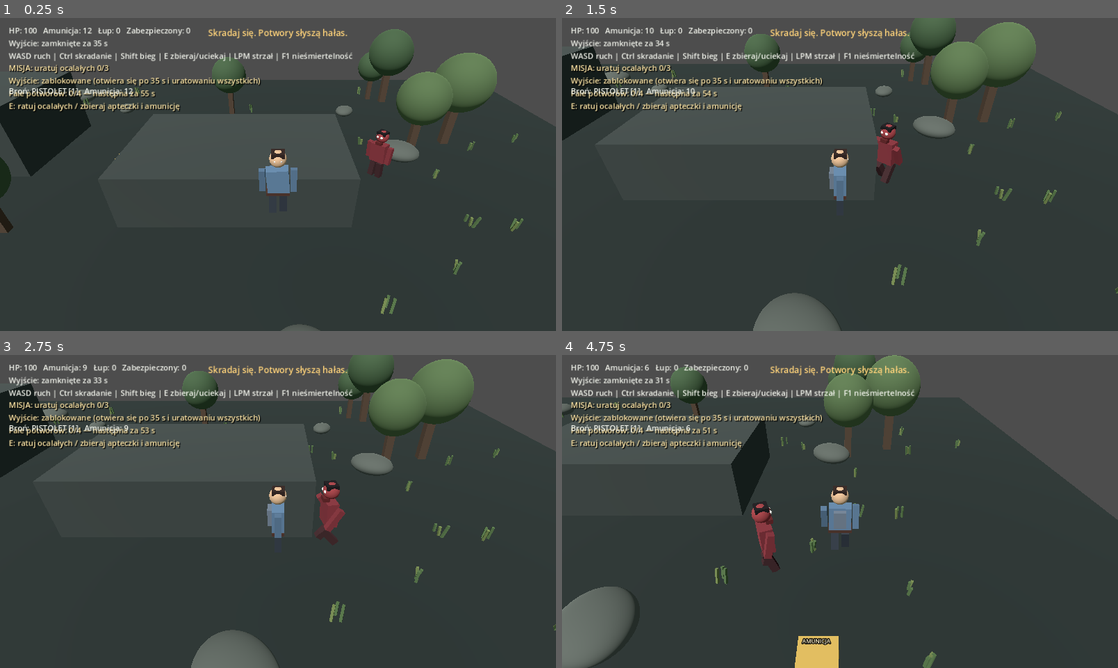
Above: before the commit, frames 1-4 (two rows, left to right).
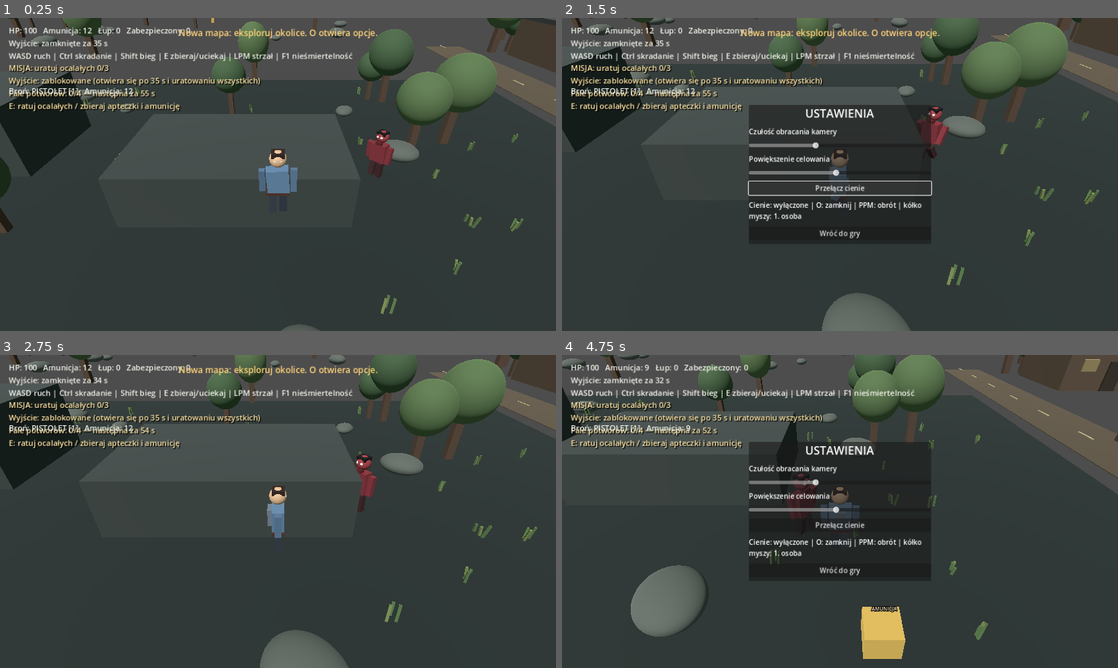
Above: after the commit, the same moments.

Repository: SansDoritos1337/Gameofsurvivals
Game: Godot game, scene res://scenes/Main.tscn
Same seed, same stepped clock (60 frames per second), same inputs: the game is played once before the commit and once after it.
Inputs (mouse positions are in pixels of both pictures, inside the frame that each line leads up to):
- Up to frame 1 (0.25 s): no input
- Up to frame 2 (1.5 s): tap Enter at 0.5 s; move the mouse to (962, 158) at 0.52 s; hold D 0.53-1.25 s; hold Ctrl 0.53-1.25 s; tap O at 0.6 s; click (962, 158) at 0.67 s; click (840, 187) at 1.25 s, where only the run after the commit has a clickable "Przełącz cienie"
- Up to frame 3 (2.75 s): click (278, 570) at 2 s, where only the run after the commit has a clickable "Wróć do gry"
- Up to frame 4 (4.75 s): move the mouse to (728, 527) at 2.77 s; hold S 2.78-3.53 s; tap Ctrl at 2.85 s; click (728, 527) at 2.92 s; tap Shift at 3.05 s; move the mouse to (895, 442) at 3.52 s; hold D 3.53-4.28 s; hold Shift 3.53-4.28 s; click (895, 442) at 3.67 s; tap E at 3.8, 4.35 s; move the mouse to (812, 574) at 4.27 s; hold W from 4.28 s (still down); click (812, 574) at 4.42 s; tap O at 4.55 s

The runs differ from the first frame. In frame 1, 3.7% of the frame differs, in the area x 1-100%, y 0-32%; in frame 2, 19%; in frame 3, 14%; in frame 4, 23%, in the area x 0-100%, y 0-100%.

Commit message:
Expand the survival map and add visual landmarks plus in-game settings

Diff:
--- a/scenes/Main.tscn
+++ b/scenes/Main.tscn
@@ -1,6 +1,6 @@
 [gd_scene load_steps=3 format=3]
 
-[ext_resource type="Script" path="res://scripts/GroundedMain.gd" id="1"]
+[ext_resource type="Script" path="res://scripts/MegaMain.gd" id="1"]
 [ext_resource type="Script" path="res://scripts/ThirdPersonCamera.gd" id="2"]
 
 [node name="Main" type="Node3D"]
--- /dev/null
+++ b/scripts/MegaMain.gd
@@ -0,0 +1,300 @@
+extends "res://scripts/GroundedMain.gd"
+
+const EXPANDED_WORLD_LIMIT := 58.0
+const EXPANDED_GROUND_SIZE := 124.0
+
+var options_open := false
+var options_panel: PanelContainer
+var options_status: Label
+var options_sensitivity: HSlider
+var options_aim_fov: HSlider
+var terrain_random := RandomNumberGenerator.new()
+var shadows_enabled := true
+
+func _ready() -> void:
+    process_mode = Node.PROCESS_MODE_ALWAYS
+    super._ready()
+    terrain_random.randomize()
+    _expand_ground()
+    _build_extended_terrain()
+    _create_options_menu()
+    var camera_controller := get_node_or_null("ThirdPersonCameraController")
+    if camera_controller != null:
+        camera_controller.process_mode = Node.PROCESS_MODE_ALWAYS
+    _show_toast("Nowa mapa: eksploruj okolice. O otwiera opcje.")
+
+func _process(_delta: float) -> void:
+    pass
+
+func _physics_process(delta: float) -> void:
+    if options_open:
+        return
+    super._physics_process(delta)
+
+func _unhandled_input(event: InputEvent) -> void:
+    if event is InputEventKey and event.pressed and not event.echo:
+        if event.keycode == KEY_O or (event.keycode == KEY_ESCAPE and options_open):
+            _toggle_options()
+            get_viewport().set_input_as_handled()
+            return
+    super._unhandled_input(event)
+
+func _move_player(delta: float) -> void:
+    var input := Vector2(
+        float(Input.is_key_pressed(KEY_D)) - float(Input.is_key_pressed(KEY_A)),
+        float(Input.is_key_pressed(KEY_W)) - float(Input.is_key_pressed(KEY_S))
+    )
+    var move_direction := Vector3.ZERO
+    if input.length_squared() > 0.0:
+        var basis := camera.global_transform.basis
+        var forward := -basis.z
+        forward.y = 0.0
+        forward = forward.normalized()
+        var right := basis.x
+        right.y = 0.0
+        right = right.normalized()
+        move_direction = right * input.x + forward * input.y
+        if move_direction.length_squared() > 0.0:
+            move_direction = move_direction.normalized()
+
+    var crouching := Input.is_key_pressed(KEY_CTRL)
+    var running := Input.is_key_pressed(KEY_SHIFT) and not crouching
+    var speed := 2.0 if crouching else (6.0 if running else 3.8)
+    player.velocity.x = move_direction.x * speed
+    player.velocity.z = move_direction.z * speed
+    if player.is_on_floor():
+        if player.velocity.y < 0.0:
+            player.velocity.y = -0.5
+    else:
+        player.velocity.y -= GROUND_GRAVITY * delta
+    player.move_and_slide()
+    player.position.x = clampf(player.position.x, -EXPANDED_WORLD_LIMIT, EXPANDED_WORLD_LIMIT)
+    player.position.z = clampf(player.position.z, -EXPANDED_WORLD_LIMIT, EXPANDED_WORLD_LIMIT)
+    if move_direction.length_squared() > 0.0:
+        player.rotation.y = atan2(move_direction.x, move_direction.z)
+        if running:
+            _make_noise(player.position, 12.0, 0.3)
+        elif not crouching:
+            _make_noise(player.position, 6.0, 0.2)
+
+func _expand_ground() -> void:
+    var ground := get_node_or_null("Ground") as StaticBody3D
+    if ground == null:
+        return
+    var mesh_instance := ground.get_node_or_null("MeshInstance3D") as MeshInstance3D
+    if mesh_instance != null and mesh_instance.mesh is BoxMesh:
+        (mesh_instance.mesh as BoxMesh).size = Vector3(EXPANDED_GROUND_SIZE, 0.4, EXPANDED_GROUND_SIZE)
+    var collision := ground.get_node_or_null("CollisionShape3D") as CollisionShape3D
+    if collision != null and collision.shape is BoxShape3D:
+        (collision.shape as BoxShape3D).size = Vector3(EXPANDED_GROUND_SIZE, 0.4, EXPANDED_GROUND_SIZE)
+
+func _build_extended_terrain() -> void:
+    # Sparse woods, boulders and ruined roadside structures make the larger map readable.
+    var safe_spots := [Vector3.ZERO, Vector3(18, 0, 17), Vector3(-2, 0, 4), Vector3(-17, 0, -13), Vector3(15, 0, -13), Vector3(11, 0, 14)]
+    var placed := 0
+    var attempts := 0
+    while placed < 82 and attempts < 600:
+        attempts += 1
+        var point := Vector3(terrain_random.randf_range(-54.0, 54.0), 0.0, terrain_random.randf_range(-54.0, 54.0))
+        if absf(point.x) < 25.0 and absf(point.z) < 25.0:
+            continue
+        var too_close := false
+        for safe_point in safe_spots:
+            if _flat_distance(point, safe_point) < 8.0:
+                too_close = true
+                break
+        if too_close:
+            continue
+        if terrain_random.randf() < 0.67:
+            _make_map_tree(point, terrain_random.randf_range(0.8, 1.5))
+        else:
+            _make_map_rock(point, terrain_random.randf_range(0.7, 1.5))
+        placed += 1
+
+    _make_road(Vector3(29.0, 0.0, -38.0), Vector3(29.0, 0.0, 39.0), 4.0)
+    _make_cabin(Vector3(38.0, 0.0, -31.0))
+    _make_radio_site(Vector3(-39.0, 0.0, 34.0))
+    _make_campfire(Vector3(35.0, 0.0, 31.0))
+    _make_boundary_markers()
+
+func _make_map_tree(point: Vector3, size: float) -> void:
+    var tree := StaticBody3D.new()
+    tree.name = "MapTree"
+    tree.position = point
+    tree.scale = Vector3.ONE * size
+    add_child(tree)
+    _create_box(tree, "Trunk", Vector3(0.42, 2.8, 0.42), Vector3(0, 1.4, 0), Color("514032"), true)
+    var crown := _create_sphere(tree, "Crown", 1.25, Vector3(0, 3.1, 0), Color("405a3c") if terrain_random.randf() < 0.5 else Color("536c45"))
+    crown.scale = Vector3(1.0, 1.25, 1.0)
+
+func _make_map_rock(point: Vector3, size: float) -> void:
+    var rock_body := StaticBody3D.new()
+    rock_body.name = "MapBoulder"
+    rock_body.position = point + Vector3(0, 0.35 * size, 0)
+    rock_body.rotation.y = terrain_random.randf_range(0.0, TAU)
+    add_child(rock_body)
+    var rock := MeshInstance3D.new()
+    var sphere := SphereMesh.new()
+    sphere.radius = 0.75
+    sphere.height = 1.1
+    rock.mesh = sphere
+    rock.scale = Vector3(size * 1.35, size * 0.8, size)
+    rock.material_override = _material(Color("59605a"))
+    rock_body.add_child(rock)
+    var collision := CollisionShape3D.new()
+    var shape := SphereShape3D.new()
+    shape.radius = 0.72 * size
+    collision.shape = shape
+    rock_body.add_child(collision)
+
+func _make_road(start: Vector3, finish: Vector3, width: float) -> void:
+    var middle := (start + finish) * 0.5
+    var length := start.distance_to(finish)
+    var road := _create_box(self, "DirtRoad", Vector3(width, 0.035, length), middle + Vector3(0, 0.012, 0), Color("51483a"), false)
+    road.rotation.y = atan2(finish.x - start.x, finish.z - start.z)
+    for index in range(19):
+        var progress := float(index) / 18.0
+        var point := start.lerp(finish, progress)
+        var marker := _create_box(self, "RoadMarker", Vector3(0.12, 0.045, 1.25), point + Vector3(0, 0.04, 0), Color("a59870"), false)
+        marker.rotation.y = road.rotation.y
+
+func _make_cabin(point: Vector3) -> void:
+    var cabin := StaticBody3D.new()
+    cabin.name = "ForestCabin"
+    cabin.position = point
+    add_child(cabin)
+    _create_box(cabin, "CabinWalls", Vector3(8, 3.4, 7), Vector3(0, 1.7, 0), Color("554638"), true)
+    _create_box(cabin, "CabinRoof", Vector3(9, 0.35, 8), Vector3(0, 3.55, 0), Color("343a37"), false)
+    _create_box(cabin, "Door", Vector3(1.2, 2.3, 0.16), Vector3(0, 1.15, 3.58), Color("302820"), false)
+    _create_box(cabin, "WindowLeft", Vector3(1.2, 0.9, 0.12), Vector3(-2.2, 2.0, 3.57), Color("8a7952"), false)
+    _create_box(cabin, "WindowRight", Vector3(1.2, 0.9, 0.12), Vector3(2.2, 2.0, 3.57), Color("8a7952"), false)
+    var sign := Label3D.new()
+    sign.text = "LEŚNA CHATKA"
+    sign.position = Vector3(0, 4.3, 0)
+    sign.font_size = 24
+    sign.modulate = Color("f1d89d")
+    sign.billboard = BaseMaterial3D.BILLBOARD_ENABLED
+    cabin.add_child(sign)
+
+func _make_radio_site(point: Vector3) -> void:
+    _create_box(self, "RadioBase", Vector3(5, 0.3, 5), point + Vector3(0, 0.15, 0), Color("555a54"), false)
+    _create_box(self, "RadioTower", Vector3(0.22, 10, 0.22), point + Vector3(0, 5.2, 0), Color("55514a"), false)
+    for y in [2.5, 5.0, 7.5]:
+        _create_box(self, "RadioCrossbar", Vector3(2.5, 0.12, 0.12), point + Vector3(0, y, 0), Color("746a56"), false)
+    var beacon := OmniLight3D.new()
+    beacon.position = point + Vector3(0, 10.4, 0)
+    beacon.light_color = Color("ff534d")
+    beacon.light_energy = 1.8
+    beacon.omni_range = 9.0
+    add_child(beacon)
+    _create_sphere(self, "RadioBeacon", 0.25, beacon.position, Color("ff514c"))
+    var label := Label3D.new()
+    label.text = "STACJA RADIOWA"
+    label.position = point + Vector3(0, 11.0, 0)
+    label.font_size = 26
+    label.modulate = Color("f3d9ae")
+    label.billboard = BaseMaterial3D.BILLBOARD_ENABLED
+    add_child(label)
+
+func _make_campfire(point: Vector3) -> void:
+    _create_sphere(self, "CampfireCoal", 0.65, point + Vector3(0, 0.18, 0), Color("302b27"))
+    var fire := OmniLight3D.new()
+    fire.position = point + Vector3(0, 0.8, 0)
+    fire.light_color = Color("ff8c43")
+    fire.light_energy = 1.7
+    fire.omni_range = 12.0
+    add_child(fire)
+    for angle in [0.0, PI / 3.0, 2.0 * PI / 3.0]:
+        var log := _create_box(self, "CampfireLog", Vector3(0.18, 0.18, 1.1), point + Vector3(0, 0.16, 0), Color("4d382a"), false)
+        log.rotation.y = angle
+    _create_sphere(self, "CampfireFlame", 0.38, point + Vector3(0, 0.72, 0), Color("ff8a36"))
+
+func _make_boundary_markers() -> void:
+    for point in [Vector3(-56, 0, 0), Vector3(56, 0, 0), Vector3(0, 0, -56), Vector3(0, 0, 56)]:
+        _create_box(self, "BoundaryBeacon", Vector3(0.45, 3.0, 0.45), point + Vector3(0, 1.5, 0), Color("d0a65e"), false)
+
+func _create_options_menu() -> void:
+    var canvas := get_node_or_null("CanvasLayer") as CanvasLayer
+    if canvas == null:
+        canvas = CanvasLayer.new()
+        add_child(canvas)
+    options_panel = PanelContainer.new()
+    options_panel.name = "OptionsPanel"
+    options_panel.set_anchors_preset(Control.PRESET_CENTER)
+    options_panel.position = Vector2(-210, -160)
+    options_panel.size = Vector2(420, 320)
+    options_panel.visible = false
+    options_panel.process_mode = Node.PROCESS_MODE_ALWAYS
+    canvas.add_child(options_panel)
+
+    var layout := VBoxContainer.new()
+    layout.add_theme_constant_override("separation", 12)
+    options_panel.add_child(layout)
+    var title := Label.new()
+    title.text = "USTAWIENIA"
+    title.horizontal_alignment = HORIZONTAL_ALIGNMENT_CENTER
+    title.add_theme_font_size_override("font_size", 26)
+    layout.add_child(title)
+
+    var sensitivity_text := Label.new()
+    sensitivity_text.text = "Czułość obracania kamery"
+    layout.add_child(sensitivity_text)
+    options_sensitivity = HSlider.new()
+    options_sensitivity.min_value = 0.001
+    options_sensitivity.max_value = 0.012
+    options_sensitivity.step = 0.001
+    options_sensitivity.value = 0.005
+    options_sensitivity.value_changed.connect(_on_sensitivity_changed)
+    layout.add_child(options_sensitivity)
+
+    var zoom_text := Label.new()
+    zoom_text.text = "Powiększenie celowania"
+    layout.add_child(zoom_text)
+    options_aim_fov = HSlider.new()
+    options_aim_fov.min_value = 30.0
+    options_aim_fov.max_value = 55.0
+    options_aim_fov.step = 1.0
+    options_aim_fov.value = 42.0
+    options_aim_fov.value_changed.connect(_on_aim_fov_changed)
+    layout.add_child(options_aim_fov)
+
+    var shadow_button := Button.new()
+    shadow_button.text = "Przełącz cienie"
+    shadow_button.pressed.connect(_toggle_shadows)
+    layout.add_child(shadow_button)
+    options_status = Label.new()
+    options_status.text = "O: zamknij opcje | PPM: obrót | kółko myszy: widok 1. osoby"
+    options_status.autowrap_mode = TextServer.AUTOWRAP_WORD_SMART
+    layout.add_child(options_status)
+    var close_button := Button.new()
+    close_button.text = "Wróć do gry"
+    close_button.pressed.connect(_toggle_options)
+    layout.add_child(close_button)
+
+func _toggle_options() -> void:
+    options_open = not options_open
+    if options_panel != null:
+        options_panel.visible = options_open
+    get_tree().paused = options_open
+    if options_open:
+        Input.mouse_mode = Input.MOUSE_MODE_VISIBLE
+    else:
+        Input.mouse_mode = Input.MOUSE_MODE_VISIBLE
+
+func _on_sensitivity_changed(value: float) -> void:
+    var camera_controller := get_node_or_null("ThirdPersonCameraController")
+    if camera_controller != null:
+        camera_controller.set("look_sensitivity", value)
+
+func _on_aim_fov_changed(value: float) -> void:
+    var camera_controller := get_node_or_null("ThirdPersonCameraController")
+    if camera_controller != null:
+        camera_controller.set("aim_fov", value)
+
+func _toggle_shadows() -> void:
+    shadows_enabled = not shadows_enabled
+    for child in get_children():
+        if child is DirectionalLight3D:
+            (child as DirectionalLight3D).shadow_enabled = shadows_enabled
+    if options_status != null:
+        options_status.text = "Cienie: %s | O: zamknij | PPM: obrót | kółko myszy: 1. osoba" % ("włączone" if shadows_enabled else "wyłączone")
--- a/scripts/ThirdPersonCamera.gd
+++ b/scripts/ThirdPersonCamera.gd
@@ -11,6 +11,7 @@
 var aiming := false
 var default_fov := 55.0
 var aim_fov := 42.0
+var look_sensitivity := 0.005
 
 func _ready() -> void:
     process_priority = 10
@@ -30,11 +31,10 @@
             rotating = event.pressed
             get_viewport().set_input_as_handled()
     elif event is InputEventMouseMotion and rotating:
-        yaw -= event.relative.x * 0.005
-        pitch = clampf(pitch - event.relative.y * 0.005, min_pitch, max_pitch)
+        yaw -= event.relative.x * look_sensitivity
+        pitch = clampf(pitch - event.relative.y * look_sensitivity * 100.0, min_pitch, max_pitch)
     elif event is InputEventKey and event.pressed and event.keycode == KEY_ESCAPE:
         rotating = false
-        aiming = false
 
 func _process(_delta: float) -> void:
     if player == null:
